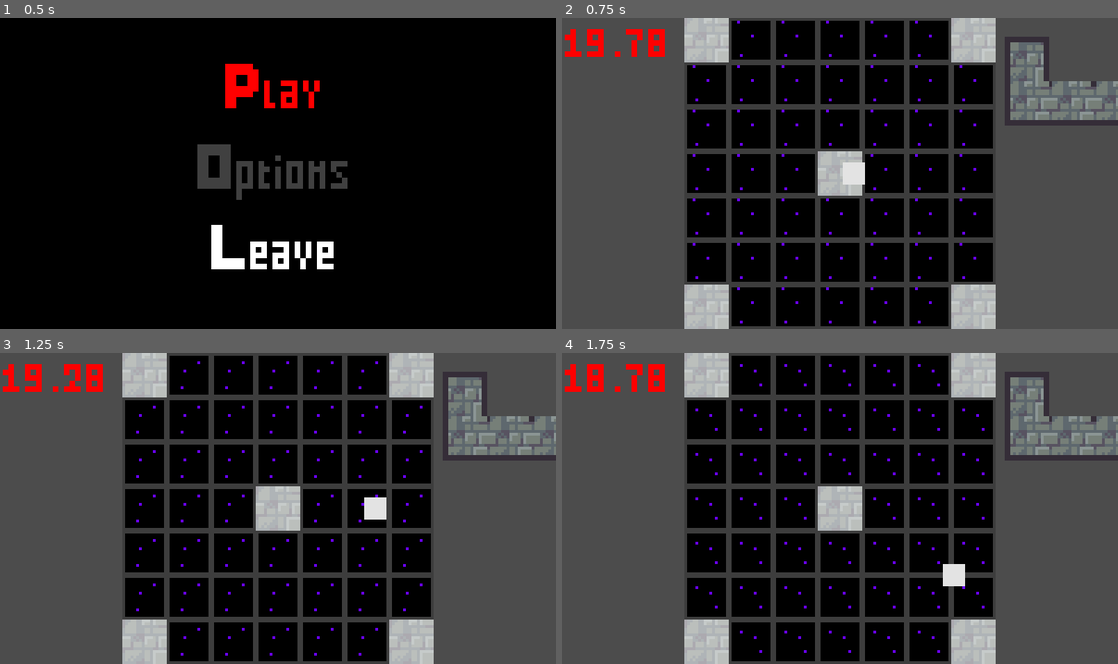
Above: before the commit, frames 1-4 (two rows, left to right).
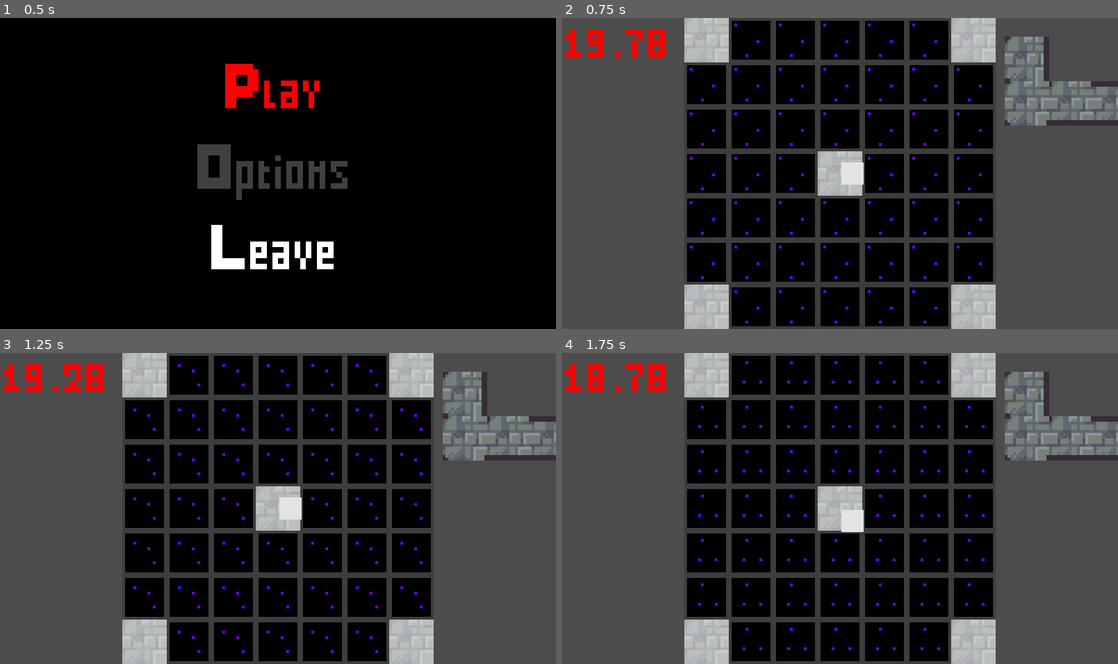
Above: after the commit, the same moments.

Repository: MrBSmith/Global2020
Game: Godot game, scene res://Scenes/GUI/Menus/ScreenTitle/ScreenTitle.tscn
Two runs of this game, one before a commit and one after it. Both use one fixed random seed, a clock stepped at 60 frames per second and the inputs below.
Inputs (mouse positions are in pixels of both pictures, inside the frame that each line leads up to):
- Up to frame 1 (0.5 s): no input
- Up to frame 2 (0.75 s): tap Enter (ui_accept) at 0.5 s; move the mouse to (962, 157) at 0.52 s; hold Right (ui_right) from 0.53 s (still down); click (962, 157) at 0.6 s
- Up to frame 3 (1.25 s): keep holding Right (ui_right); tap Enter (ui_accept) at 0.77 s
- Up to frame 4 (1.75 s): move the mouse to (706, 374) at 1.27 s; release Right (ui_right) at 1.28 s; hold Down (ui_down) from 1.28 s (still down); tap 1 (fast_speed) at 1.35 s; tap Enter (ui_accept) at 1.52 s; click (706, 374) at 1.55 s

Frame 1 is identical in both runs. In frame 2, 1.7% of the frame differs, in the area x 23-100%, y 0-99%; in frame 3, 2.3%; in frame 4, 2.3%, in the area x 24-100%, y 2-97%.

Commit message:
Remove reccursion, and enable collsions when placing a tile. Void isn't walkable anymore

Diff:
--- a/BaseClasses/Card_Base.gd
+++ b/BaseClasses/Card_Base.gd
@@ -20,14 +20,14 @@
 	"blue" : blue,
 	"grey" : grey,
 	"red" : red
-	}
+}
 
 onready var hand_position = get_global_position()
 
+var card_placed : bool = false
 var tiles_array : Array = []
 
 var rng = RandomNumberGenerator.new()
-
 
 var remaining_doors
 var remaining_walls
@@ -49,14 +49,14 @@
 	var door_count = rng.randi_range(min_door, max_door)
 
 	# Check how many sides the card has to know how many walls it has
-	var side_count = count_sides(get_node("."))
+	var side_count = count_sides()
 	var wall_count = side_count - door_count
 
 	remaining_doors = door_count
 	remaining_walls = wall_count
 
 	# Place walls and doors
-	place_all_walls(get_node("."))
+	place_all_walls()
 	change_color(pick_color())
 
 
@@ -83,19 +83,14 @@
 # -- spawn walls functions --
 
 # Count how many sides the card has and return it
-func count_sides(node) -> int:
+func count_sides() -> int:
 	var counter : int = 0
 
 	# For each nodes in the given node
-	for current_node in node.get_children():
-		# if the current children node has children
-		if current_node.get_child_count() > 0:
-			# calls back the function to get the children node of the current node
-			counter += count_sides(current_node)
-		# The current node is the last child node
-		else:
+	for tile in tiles_array:
+		for child in get_children():
 			# if the current node is a point
-			if(current_node is PointTop || current_node is PointSide):
+			if child is PointTop or child is PointSide:
 				counter += 1
 
 	return counter
@@ -119,21 +114,11 @@
 		return false
 
 
-
 # Check if the node has childs, if it's a spawn point, place a wall
-func place_all_walls(node : Node):
-	# For each nodes in the given node
-	for current_node in node.get_children():
-		# if the current children node has children
-		if current_node.get_child_count() > 0:
-			# calls back the function to get the children node of the current node
-			place_all_walls(current_node)
-
-		# The current node is the last child
-		else:
-			# if the current node is from PointTop class
-			if current_node is PointTop:
-				# spawns a horizontal wall
+func place_all_walls():
+	for tile in tiles_array:
+		for current_node in tile.get_children():
+			if current_node is Position2D:
 				var side
 				# if it's a door
 				if generate_door():
@@ -141,23 +126,13 @@
 				else:
 					side = wall_node.instance()
 
-				# makes it horizontal
-				side.set_rotation_degrees(90)
-				# add it to the scene
-				current_node.add_child(side)
-
-			# else, if the node is from PointSide class
-			elif current_node is PointSide:
-				# spawns a vertical wall
-				var side
-				# if it's a door
-				if generate_door():
-					side = door_node.instance()
-				else:
-					side = wall_node.instance()
-
-				# add it to the scene
-				current_node.add_child(side)
+				# Makes it horizontal if the point is a top one
+				if current_node is PointTop:
+					side.set_rotation_degrees(90)
+
+				# Add the door/wall to rh
+				side.set_position(current_node.get_position())
+				tile.add_child(side)
 
 
 # Pick a random color depending of the color chance values
@@ -186,12 +161,12 @@
 # Changes the tiles' color to the one sent in parameters
 
 func change_color(color):
-	var color_var = Color(0,0,0,0)
+	var color_var = Color(0, 0, 0, 0)
 
 	if color == "blue":
-		color_var = Color(0,0,1,0.2)
+		color_var = Color(0, 0, 1, 0.2)
 	elif color == "red":
-		color_var = Color(1,0,0,0.2)
+		color_var = Color(1, 0, 0, 0.2)
 
 	for tile in tiles_array:
 		tile.get_node("TileColor").color = color_var
@@ -201,22 +176,31 @@
 # Triggered by (and connected from) a child tile
 # Compute the offset between the mouse position and the position of the card to move the card accordingly
 func on_tile_grabed():
-	var mouse_pos = get_viewport().get_mouse_position()
-	offset_with_mouse = mouse_pos - get_global_position()
-	grab = true
+	if !card_placed:
+		var mouse_pos = get_viewport().get_mouse_position()
+		offset_with_mouse = mouse_pos - get_global_position()
+		grab = true
 
 
 # Triggered by (and connected from) a child tile
 # Reset the offset at zero, and snap the card to the nearest position
 # If the position isn't empty, reset its position in the hand of the player
 func on_tile_droped():
-	grab = false
-	offset_with_mouse = Vector2.ZERO
-	global_position += get_the_nearest_tile_translation()
-
-	if !is_card_on_empty_place():
-		set_global_position(hand_position)
-		set_rotation_degrees(0)
+	if !card_placed:
+		grab = false
+		offset_with_mouse = Vector2.ZERO
+		global_position += get_the_nearest_tile_translation()
+
+		if is_card_on_empty_place():
+			card_placed = true
+			for tile in tiles_array:
+				tile.activate_walls()
+				for area in tile.get_overlapping_areas():
+					if area is VoidTile:
+						area.queue_free()
+		else:
+			set_global_position(hand_position)
+			set_rotation_degrees(0)
 
 
 # Check if there is a void tile under each tiles of the card
--- a/BaseClasses/GameMenuBase.gd
+++ b/BaseClasses/GameMenuBase.gd
@@ -49,7 +49,7 @@
 
 	for n in range(len(options_array)):
 		if(!options_array[n]._clickable):
-			options_array[n].set_self_modulate(Color(0.25,0.25,0.25,1))
+			options_array[n].set_self_modulate(Color(0.25, 0.25, 0.25, 1))
 
 
 func options_up():
--- a/Scenes/Cards/LX2.tscn
+++ b/Scenes/Cards/LX2.tscn
@@ -4,7 +4,6 @@
 [ext_resource path="res://Scenes/SpawnPoints/PointSide.tscn" type="PackedScene" id=2]
 [ext_resource path="res://Scenes/Tiles/Tile.tscn" type="PackedScene" id=3]
 [ext_resource path="res://Scenes/Cards/BaseCard.tscn" type="PackedScene" id=4]
-
 
 [node name="LX2" instance=ExtResource( 4 )]
 
--- a/Scenes/Cards/Script/Tile.gd
+++ b/Scenes/Cards/Script/Tile.gd
@@ -69,3 +69,9 @@
 			# If the mouse is outside the sprite, set the overlap to false
 			if outside:
 				overlap = false
+
+# Set every walls collsision to be active
+func activate_walls():
+	for child in get_children():
+		if child.is_class("Wall"):
+			child.get_node("CollisionShape2D").set_disabled(false)
--- a/Scenes/Game/Game.tscn
+++ b/Scenes/Game/Game.tscn
@@ -54,3 +54,6 @@
 
 [node name="LX2" parent="." instance=ExtResource( 11 )]
 position = Vector2( 167.147, 30.7722 )
+blue = 50
+grey = 0
+red = 50
--- a/Scenes/Tiles/Void/Void.tscn
+++ b/Scenes/Tiles/Void/Void.tscn
@@ -23,6 +23,9 @@
 [sub_resource type="RectangleShape2D" id=2]
 extents = Vector2( 2, 2 )
 
+[sub_resource type="RectangleShape2D" id=3]
+extents = Vector2( 8, 8 )
+
 [node name="VoidTile" type="Area2D" groups=[
 "VoidTiles",
 ]]
@@ -30,7 +33,7 @@
 
 [node name="AnimatedSprite" type="AnimatedSprite" parent="."]
 frames = SubResource( 1 )
-frame = 2
+frame = 5
 playing = true
 __meta__ = {
 "_edit_lock_": true
@@ -39,3 +42,8 @@
 [node name="CollisionShape2D" type="CollisionShape2D" parent="."]
 self_modulate = Color( 1, 1, 0, 1 )
 shape = SubResource( 2 )
+
+[node name="StaticBody2D" type="StaticBody2D" parent="."]
+
+[node name="CollisionShape2D" type="CollisionShape2D" parent="StaticBody2D"]
+shape = SubResource( 3 )
--- /dev/null
+++ b/Scenes/Wall/Wall.gd
@@ -0,0 +1,10 @@
+extends StaticBody2D
+
+class_name Wall
+const CLASS : String = "Wall"
+
+func is_class(value: String) -> bool:
+	return value == CLASS
+
+func get_class() -> String:
+	return CLASS
--- a/Scenes/Wall/Wall.tscn
+++ b/Scenes/Wall/Wall.tscn
@@ -1,15 +1,17 @@
-[gd_scene load_steps=3 format=2]
+[gd_scene load_steps=4 format=2]
 
 [ext_resource path="res://Global/Assets/Graphics/Wall.png" type="Texture" id=1]
+[ext_resource path="res://Scenes/Wall/Wall.gd" type="Script" id=2]
 
 [sub_resource type="RectangleShape2D" id=1]
 extents = Vector2( 1, 8 )
 
-[node name="Wall" type="Area2D"]
+[node name="Wall" type="StaticBody2D"]
+script = ExtResource( 2 )
+
+[node name="Sprite" type="Sprite" parent="."]
+texture = ExtResource( 1 )
 
 [node name="CollisionShape2D" type="CollisionShape2D" parent="."]
 shape = SubResource( 1 )
 disabled = true
-
-[node name="Sprite" type="Sprite" parent="."]
-texture = ExtResource( 1 )
--- a/project.godot
+++ b/project.godot
@@ -58,6 +58,11 @@
 "class": "VoidTile",
 "language": "GDScript",
 "path": "res://Scenes/Tiles/Void/VoidTile.gd"
+}, {
+"base": "StaticBody2D",
+"class": "Wall",
+"language": "GDScript",
+"path": "res://Scenes/Wall/Wall.gd"
 } ]
 _global_script_class_icons={
 "AudioStreamBase": "",
@@ -69,7 +74,8 @@
 "Tile": "",
 "TileBase": "",
 "TimerBase": "",
-"VoidTile": ""
+"VoidTile": "",
+"Wall": ""
 }
 
 [application]
Not shown: 1 places in Scenes/Tiles/Void/Void.tscn that only renumber resources
